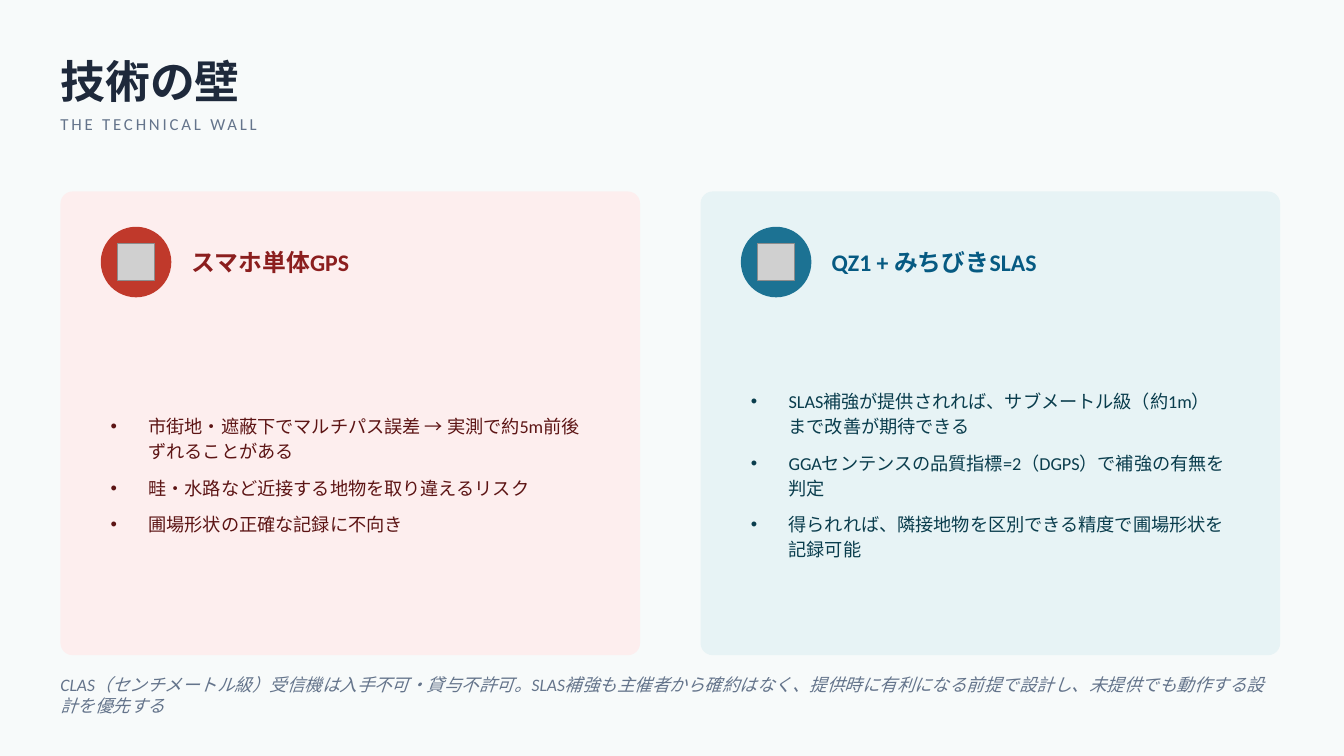
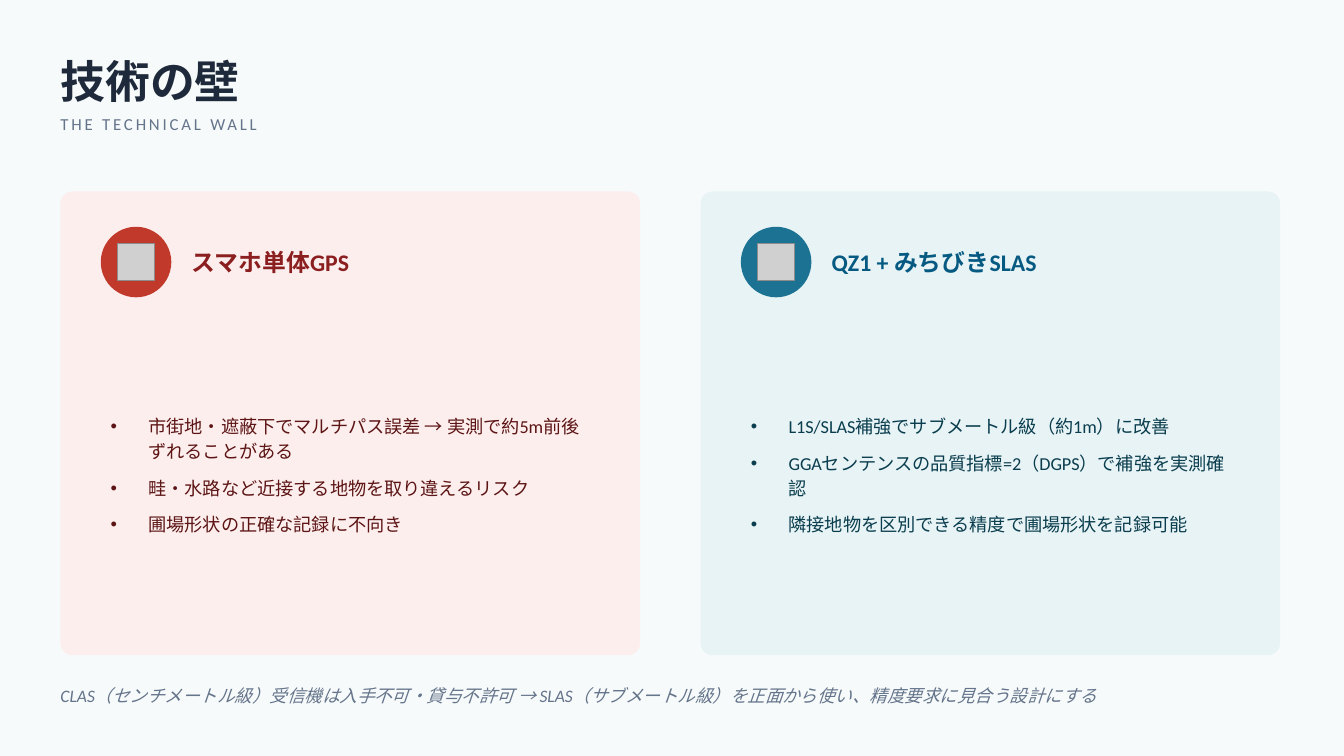
Before and after one commit to Klayertan/michibiki-suimon-navi, a slide deck: slide 3 of Suimon_Navi_Plan.pptx. Drawn at 1344x756 pixels with LibreOffice and Linux fonts; fonts in the diff are those of the drawing; grey boxes stand for pictures. Boxes give left, top, right and bottom in pixels: in the first picture for what was removed or moved away, otherwise in the second. Text is boxed around its words. In the diff, an @@ line names an element or a change of style, - is before the commit and + after.

```diff
--- a/Suimon_Navi_Plan.pptx
+++ b/Suimon_Navi_Plan.pptx
@@ text at bbox=[789, 418, 1225, 533]: text changed @@
-• SLAS補強が提供されれば、サブメートル級（約1m）まで改善が期待できる
-• GGAセンテンスの品質指標=2（DGPS）で補強の有無を判定
-• 得られれば、隣接地物を区別できる精度で圃場形状を記録可能
+• L1S/SLAS補強でサブメートル級（約1m）に改善
+• GGAセンテンスの品質指標=2（DGPS）で補強を実測確認
+• 隣接地物を区別できる精度で圃場形状を記録可能
@@ text at bbox=[60, 687, 1097, 704]: text changed @@
-CLAS（センチメートル級）受信機は入手不可・貸与不許可。SLAS補強も主催者から確約はなく、提供時に有利になる前提で設計し、未提供でも動作する設計を優先する
+CLAS（センチメートル級）受信機は入手不可・貸与不許可 → SLAS（サブメートル級）を正面から使い、精度要求に見合う設計にする
```
Also in this commit, not shown: 4 other slides changed, 4 slides added, 1 other file.
